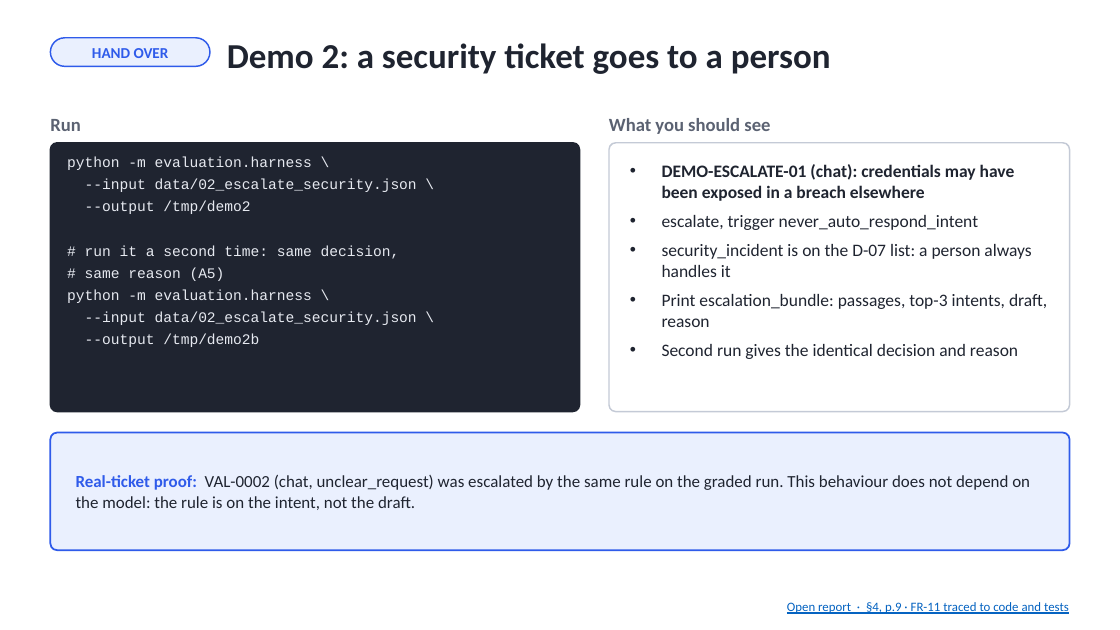
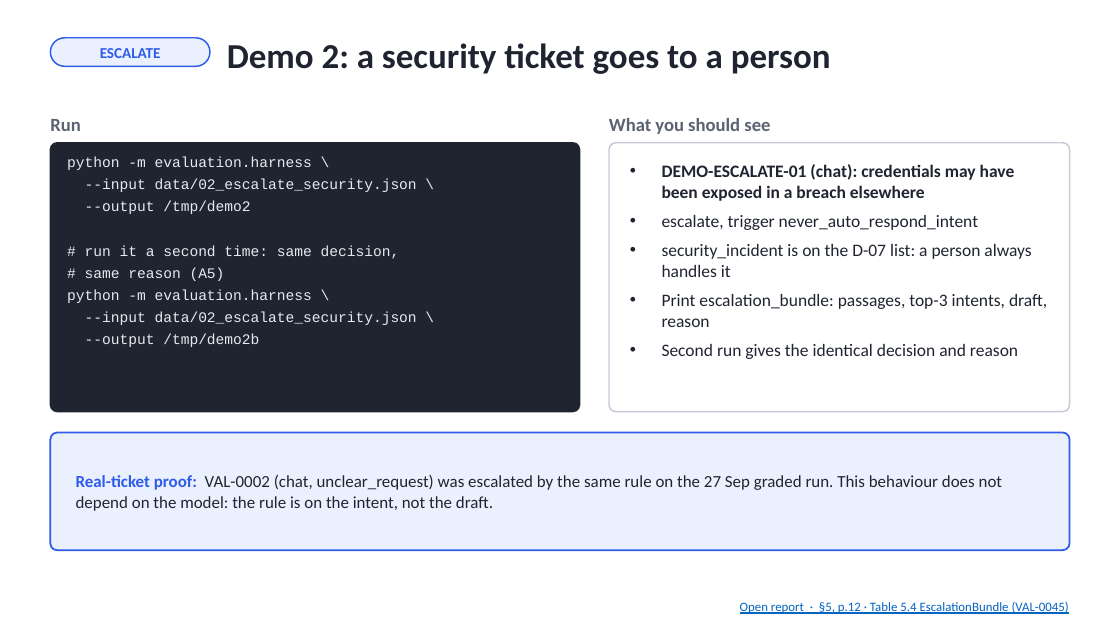
Before and after one commit to coolalok/fde-capstone, a slide deck: slide 12 of presentation/AlokKulkarni_Capstone_Presentation.pptx. Drawn at 1120x630 pixels with LibreOffice and Linux fonts; fonts in the diff are those of the drawing. Boxes give left, top, right and bottom in pixels: in the first picture for what was removed or moved away, otherwise in the second. Text is boxed around its words. In the diff, an @@ line names an element or a change of style, - is before the commit and + after.

```diff
--- a/presentation/AlokKulkarni_Capstone_Presentation.pptx
+++ b/presentation/AlokKulkarni_Capstone_Presentation.pptx
@@ text at <box>100,48,161,58</box>: text changed @@
-HAND OVER
+ESCALATE
@@ text at <box>76,475,1003,511</box>: text changed @@
-Real-ticket proof: VAL-0002 (chat, unclear_request) was escalated by the same rule on the graded run. This behaviour does not depend on the model: the rule is on the intent, not the draft.
+Real-ticket proof: VAL-0002 (chat, unclear_request) was escalated by the same rule on the 27 Sep graded run. This behaviour does not depend on the model: the rule is on the intent, not the draft.
@@ text at <box>740,602,1069,614</box>: text changed @@
-Open report · §4, p.9 · FR-11 traced to code and tests
+Open report · §5, p.12 · Table 5.4 EscalationBundle (VAL-0045)
```
Also in this commit, not shown: 20 other slides changed, 2 slides added, 2 slides removed, 13 other files.
